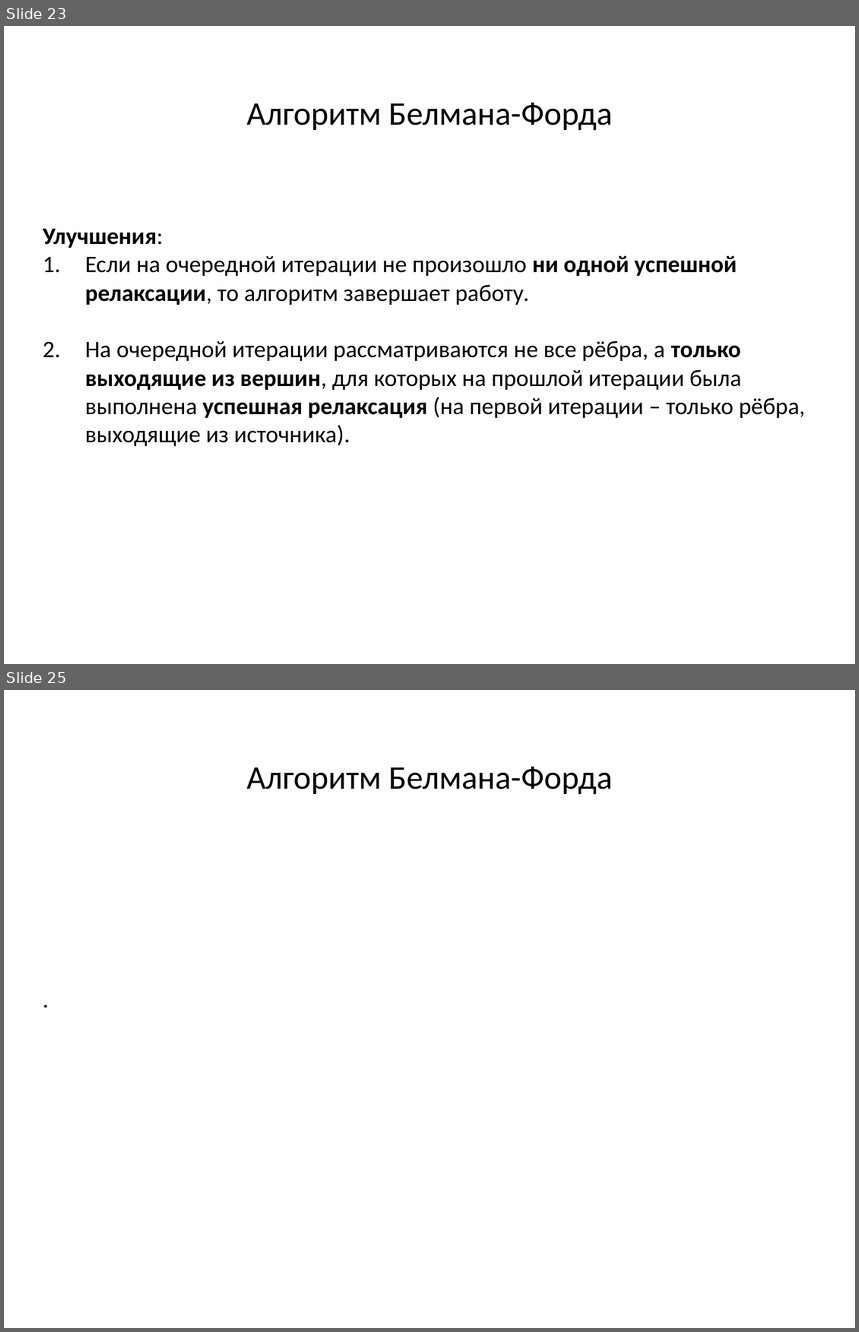
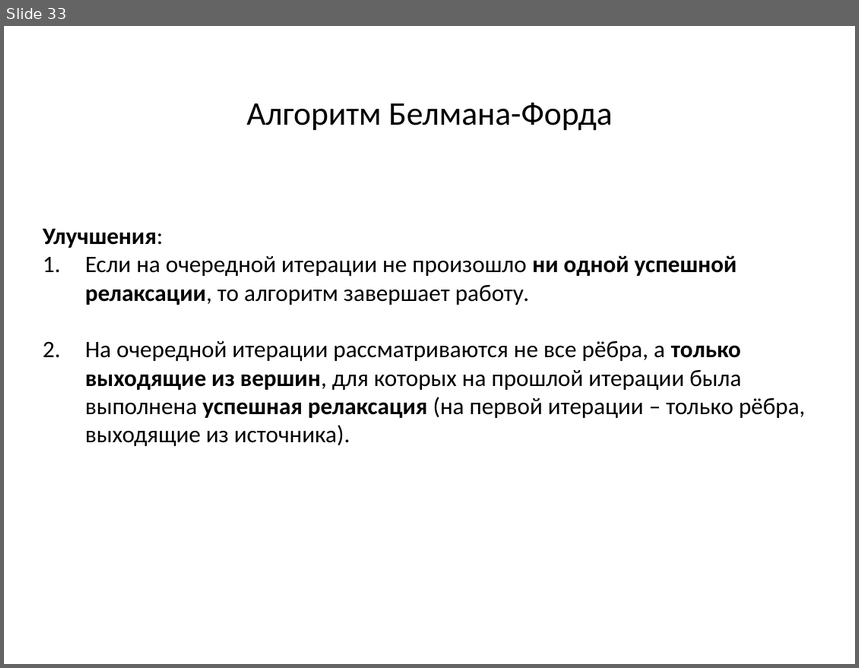
Before and after one commit to SteinbergOB/ANG, a slide deck: Презентации/Лекция 3.pptx. Shown one above the other, each under a label of ours: slides 23 and 25 before the commit, slide 33 after it; the slides between them are not shown. The pictures are 859x1332 and 859x668 pixels, drawn with LibreOffice and Linux fonts; fonts in the diff are those of the drawing. Boxes give left, top, right and bottom in pixels: in the first picture for what was removed or moved away, otherwise in the second. Text is boxed around its words. In the diff, an @@ line names an element or a change of style, - is before the commit and + after.

```diff
--- a/Презентации/Лекция 3.pptx
+++ b/Презентации/Лекция 3.pptx
@@ slide 25 removed at box(4, 690, 855, 1328), background #FFFFFF @@
@@ text removed at box(246, 766, 612, 794) @@
-Алгоритм Белмана-Форда
@@ text removed at box(34, 888, 818, 1136) @@
-.
@@ what was slide 23 is now slide 33 @@
```
Also in this commit, not shown: 2 slides changed, 40 slides added.
